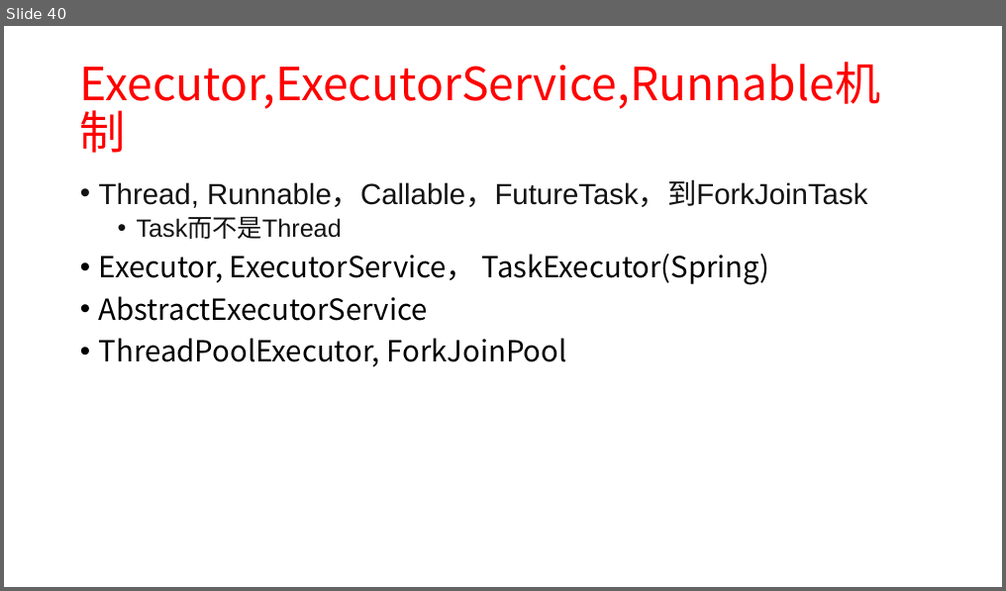
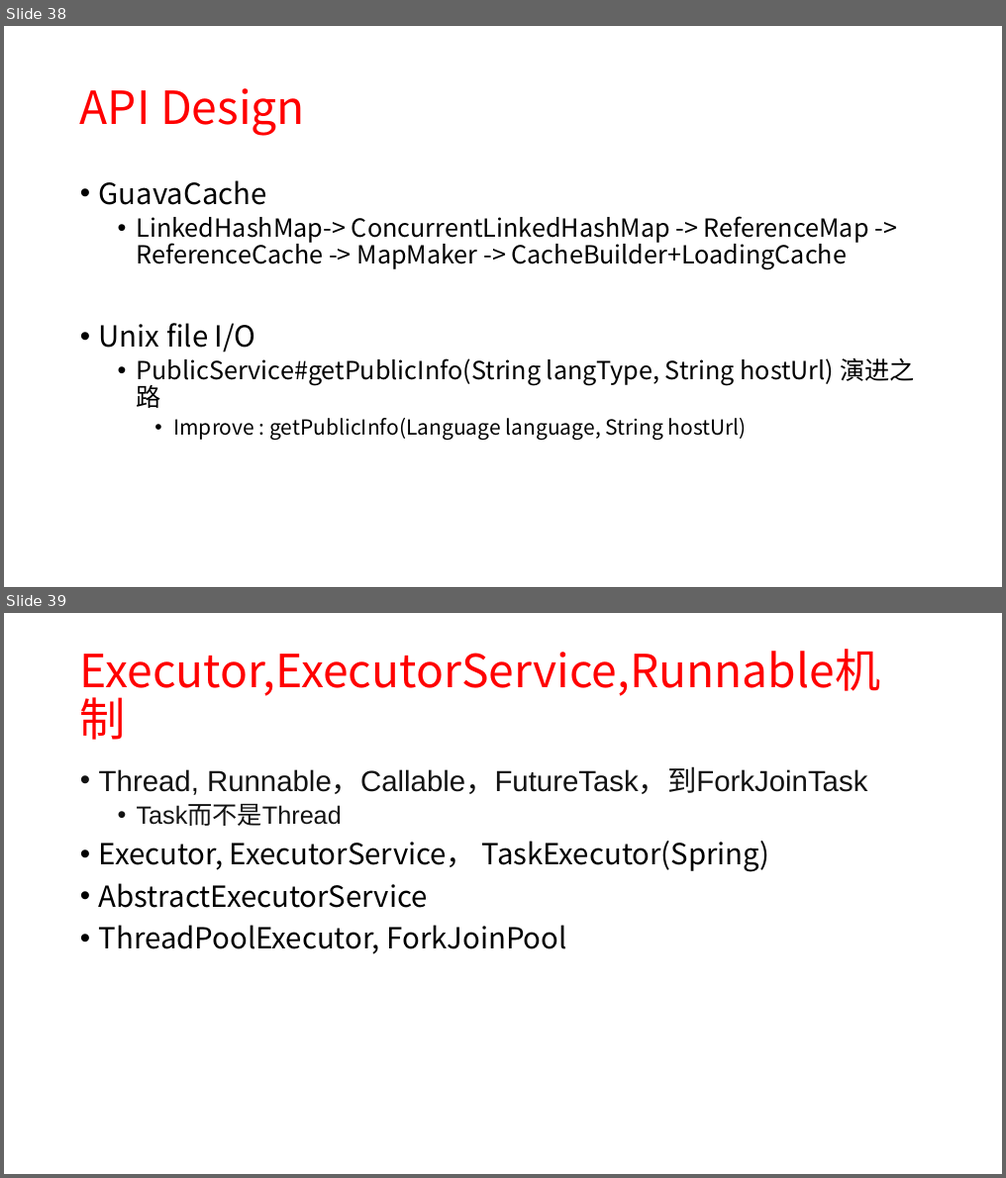
Before and after one commit to xiaozhiliaoo/my-slides, a slide deck: prepare/从crud, pattern, ooad到ddd-软件设计启示.pptx. Shown one above the other, each under a label of ours: slide 40 before the commit, slides 38 and 39 after it. The pictures are 1006x591 and 1006x1178 pixels, drawn with LibreOffice and Linux fonts; fonts in the diff are those of the drawing. Boxes give left, top, right and bottom in pixels: in the first picture for what was removed or moved away, otherwise in the second. Text is boxed around its words. In the diff, an @@ line names an element or a change of style, - is before the commit and + after.

```diff
--- a/prepare/从crud, pattern, ooad到ddd-软件设计启示.pptx
+++ b/prepare/从crud, pattern, ooad到ddd-软件设计启示.pptx
@@ slide 38 added at (4,26,1002,587), background #FFFFFF @@
@@ title added at (80,88,305,136), 44 pt, text #FF0000 @@
+API Design
@@ text added at (99,180,915,440), 24 pt, text #000000 @@
+• GuavaCache
+  • LinkedHashMap-> ConcurrentLinkedHashMap -> ReferenceMap -> ReferenceCache -> MapMaker -> CacheBuilder+LoadingCache
+• Unix file I/O
+  • PublicService#getPublicInfo(String langType, String hostUrl) 演进之路
+    • Improve : getPublicInfo(Language language, String hostUrl)
@@ what was slide 40 is now slide 39 @@
```
Also in this commit, not shown: 7 slides changed, 2 other slides added, 2 slides removed, 2 other files.
